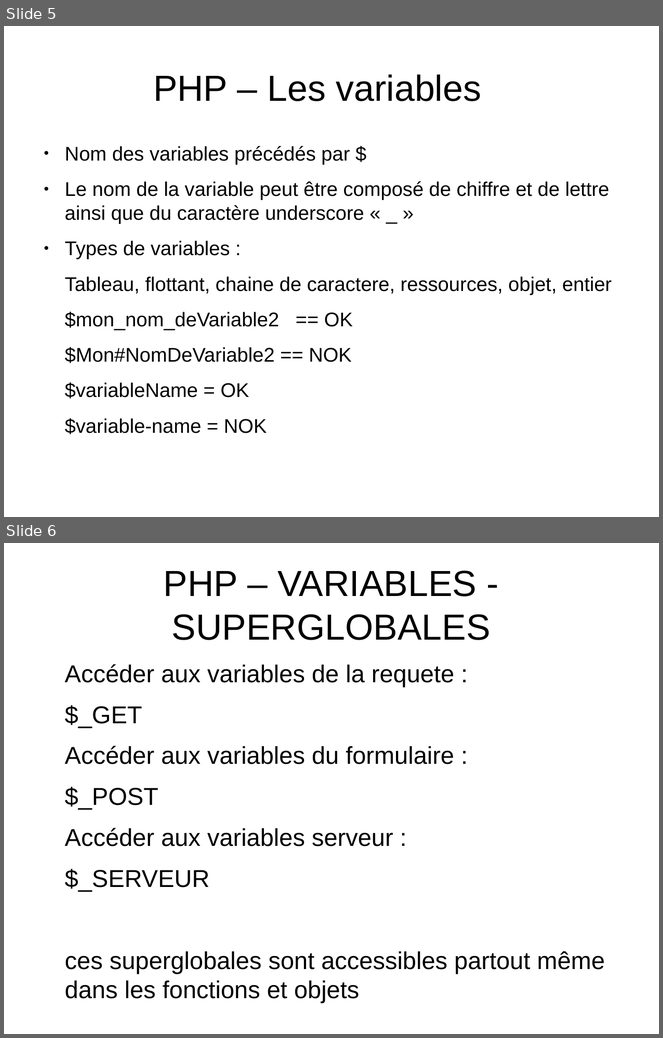
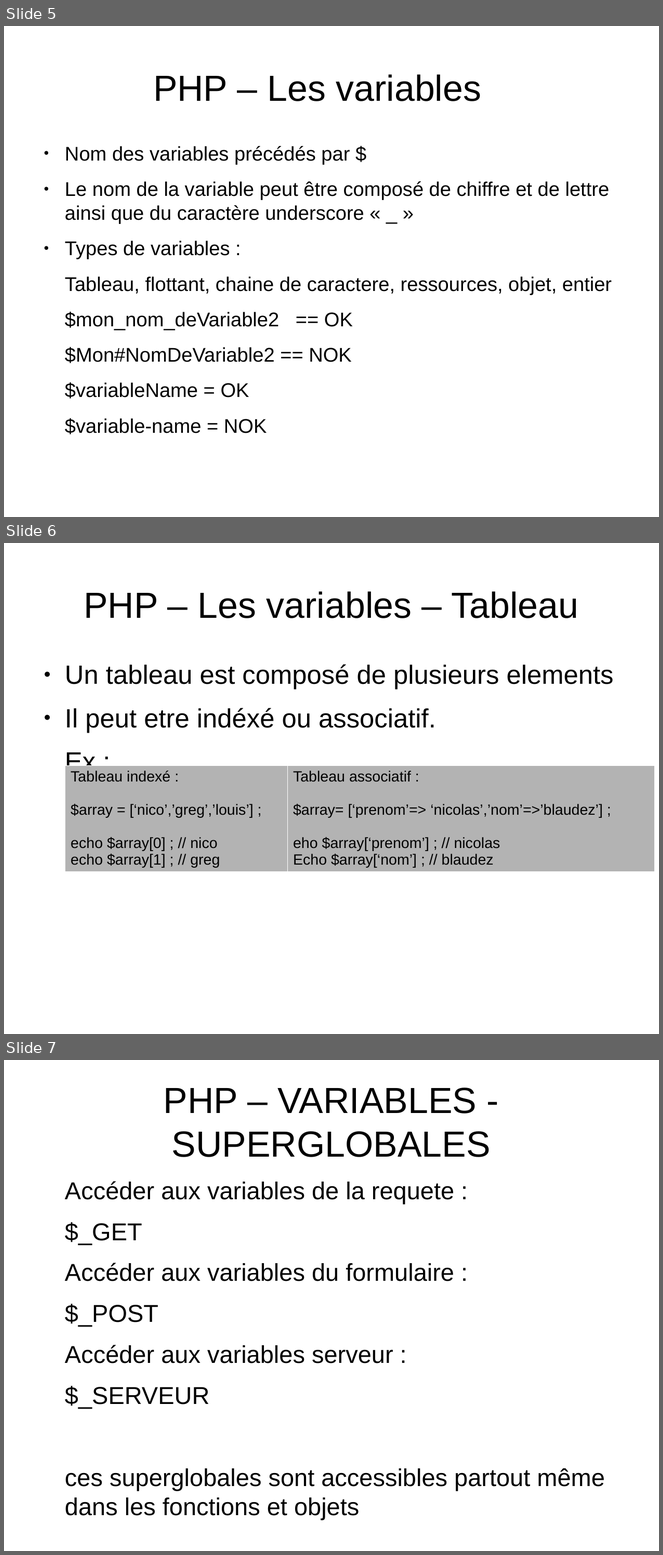
Before and after one commit to NicoM88/formation, a slide deck: PHP/formation.odp. Shown one above the other, each under a label of ours: slides 5 and 6 before the commit, slides 5, 6 and 7 after it. The pictures are 663x1038 and 663x1555 pixels, drawn with LibreOffice and Linux fonts; fonts in the diff are those of the drawing. Boxes give left, top, right and bottom in pixels: in the first picture for what was removed or moved away, otherwise in the second. Text is boxed around its words. In the diff, an @@ line names an element or a change of style, - is before the commit and + after.

Commit message:
tableau

```diff
--- a/PHP/formation.odp
+++ b/PHP/formation.odp
@@ slide 6 added at [4,543,659,1034], background #FFFFFF @@
@@ title added at [84,591,579,618], 44 pt, text #000000 @@
+PHP – Les variables – Tableau
@@ text added at [65,664,614,776], 32 pt, text #000000 @@
+● Un tableau est composé de plusieurs elements
+● Il peut etre indéxé ou associatif.
+Ex :
@@ table added at [65,766,655,872], 1 rows, 2 columns @@
+Tableau indexé : / $array = [‘nico’,’greg’,’louis’] ; / echo $array[0] ; // nico / echo $array[1] ; // greg | Tableau associatif : / $array= [‘prenom’=> ‘nicolas’,’nom’=>’blaudez’] ; / eho $array[‘prenom’] ; // nicolas / Echo $array[‘nom’] ; // blaudez
@@ what was slide 6 is now slide 7 @@
```
Also in this commit, not shown: 1 slide changed, 1 other file.
